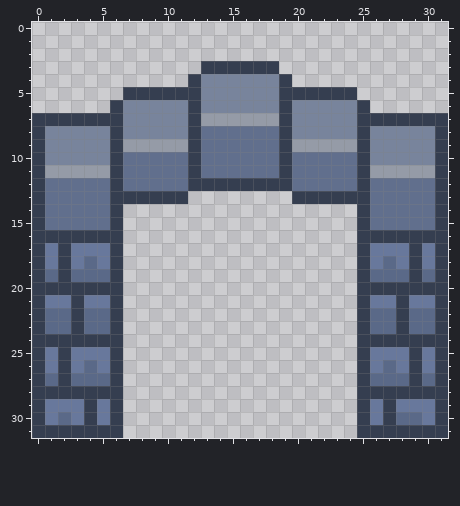
File history of a pixel-art sprite, 2.5D_Game7/Assets/Sprites/v1.1 dungeon crawler 16X16 pixel pack/Doore.png. That is the earlier state.
The file is 32x32 pixels.
After the commit:
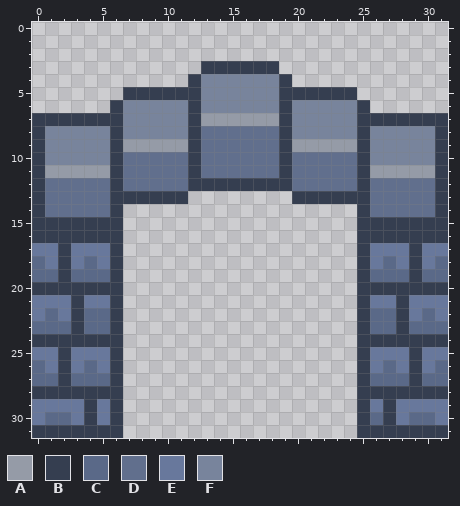
Palette (. is transparent): A #959ba7  B #353e50  C #5a6988  D #616f8d  E #68789c  F #78849c
From old to new:
Changed rows in their new state; - is an unchanged pixel.
first column x 0:
15 -BBBBB--------------------BBBBB-
17 E------------------------------E
18 C------------------------------C
19 C------------------------------C
21 E------------------------------E
22 E-E--------------------------E-E
23 C------------------------------C
25 E------------------------------E
26 C------------------------------C
27 C------------------------------C
29 E------------------------------E
30 EC------------------------C-E-CE
Pixel boxes of the changes (left, top, right, bottom) in both pictures:
changed: (32, 217, 110, 425)
changed: (370, 217, 448, 425)
